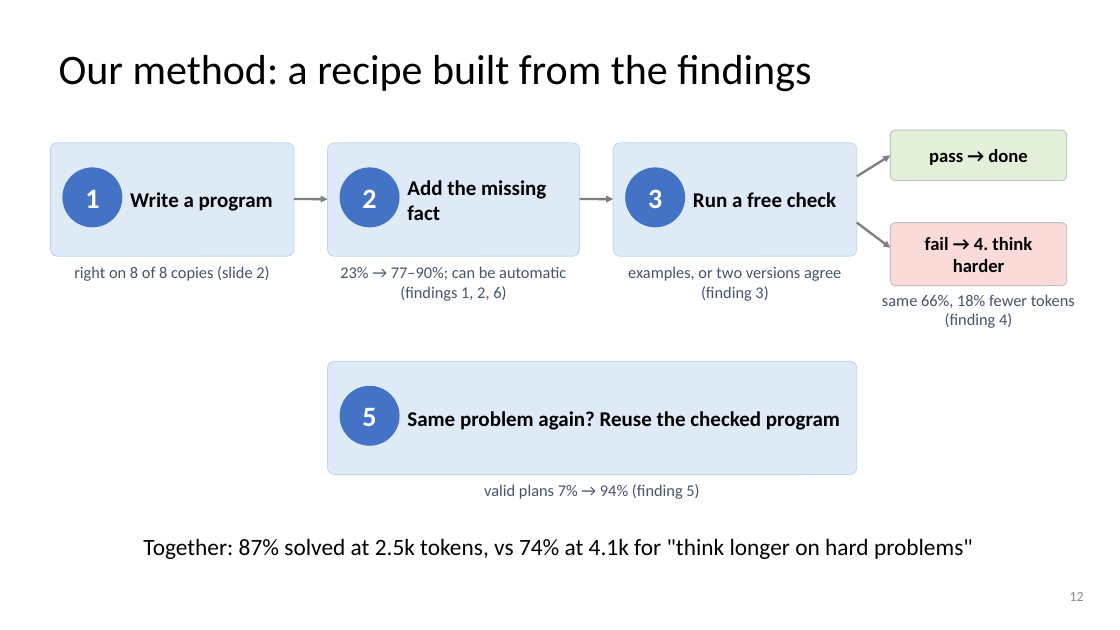
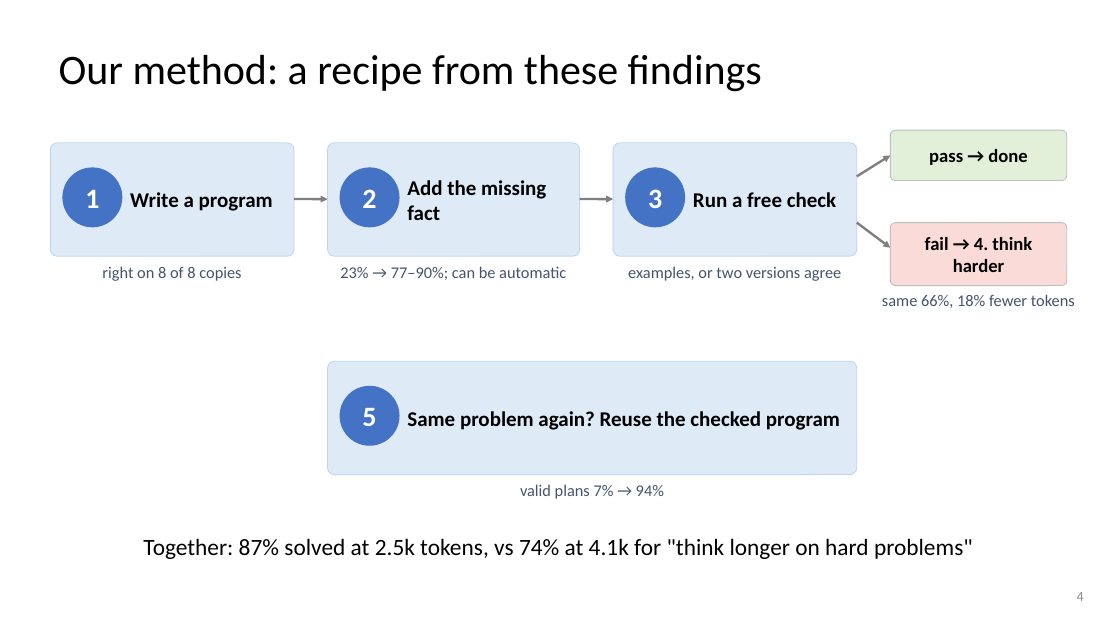
Before and after one commit to dlwns147/CSED490E_Project_Team5, a slide deck: slide 4 of PROPOSAL_slides.pptx (slide 12 before the commit). Drawn at 1120x630 pixels with LibreOffice and Linux fonts; fonts in the diff are those of the drawing. Boxes give left, top, right and bottom in pixels: in the first picture for what was removed or moved away, otherwise in the second. Text is boxed around its words. In the diff, an @@ line names an element or a change of style, - is before the commit and + after.

```diff
--- a/PROPOSAL_slides.pptx
+++ b/PROPOSAL_slides.pptx
@@ title at box(59, 55, 762, 92): text changed @@
-Our method: a recipe built from the findings
+Our method: a recipe from these findings
@@ text at box(102, 266, 241, 281): text changed @@
-right on 8 of 8 copies (slide 2)
+right on 8 of 8 copies
@@ text at box(340, 266, 566, 280): text changed @@
-23% → 77–90%; can be automatic (findings 1, 2, 6)
+23% → 77–90%; can be automatic
@@ text at box(628, 266, 841, 281): text changed @@
-examples, or two versions agree (finding 3)
+examples, or two versions agree
@@ text at box(882, 294, 1075, 308): text changed @@
-same 66%, 18% fewer tokens (finding 4)
+same 66%, 18% fewer tokens
@@ text at box(520, 484, 664, 499): text changed @@
-valid plans 7% → 94% (finding 5)
+valid plans 7% → 94%
@@ page number at box(1077, 592, 1084, 601): text changed @@
-12
+4
```
Also in this commit, not shown: 3 other slides changed, 2 slides added, 10 slides removed, 6 other files.
